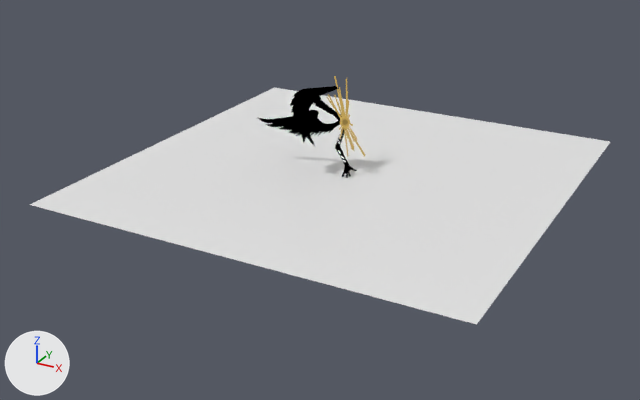
Two versions of the Blender file blender_a26520/quit.blend, one commit apart.
The view is the same before and after, from a 50 mm lens placed at (681.0, -1333.0, 597.0), pointed at (-15.0, -67.0, -36.0). Lighting does not change. The marker at lower left points along +X, +Y and +Z.

The first picture shows 'Elble.Obj', 'Plane'.
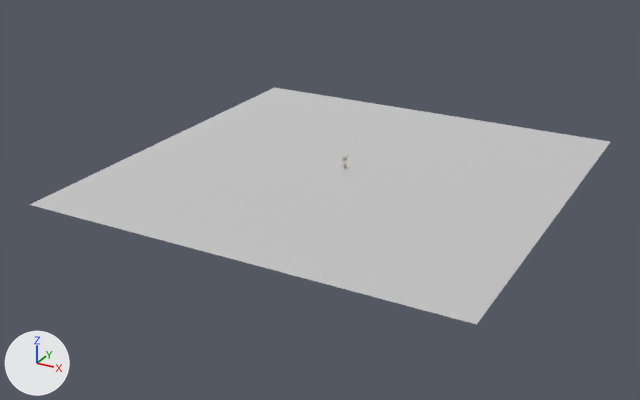
The newer file is also rescaled (x4.729) as a whole; pictures and numbers use the older file's frame.

Boxes [x1, y1, x2, y2] around the edits, measured in the pictures (640 x 400 px):
'Plane', recoloured
    both: [30, 87, 610, 324]
'Elble.Obj', deleted
    before: [258, 76, 365, 178]
    faces in mat_ela_e (picture img_elble_m): [258, 76, 365, 178]
'Elble.Obj.001', deleted
    before: [340, 117, 350, 127]

Patch to the scene script:
```diff
--- a/blender_a26520/quit.blend.py
+++ b/blender_a26520/quit.blend.py
@@ mat_material @@
+mat_material = principled_material('Material')
+mat_material.base_color = (0.8, 0.8, 0.8)  # white #e7e7e7
+mat_material.roughness = 1.0
+mat_material.transmission_weight = 0.389
@@ me_plane @@
 me_plane.from_pydata(...)  # 4 vertices, 1 face; spans x -388.0..388.0, y -388.0..388.0, z 0.0
+me_plane.materials.append(mat_material)  # white #e7e7e7
@@ ob_elble_obj @@
-ob_elble_obj = bpy.data.objects.new('Elble.Obj', me_ela_mesh)
-ob_elble_obj.location = (0.0, 0.0, 0.0)
@@ ob_elble_obj_001 @@
-ob_elble_obj_001 = bpy.data.objects.new('Elble.Obj.001', me_ela_mesh_001)
-ob_elble_obj_001.location = (0.0, 0.0, 0.0)
```
